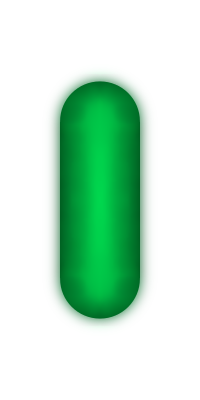
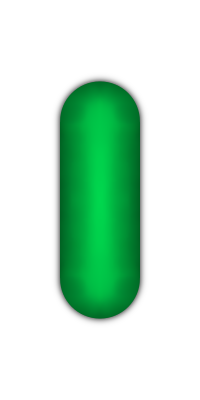
Layer changes from the first 200x400 image to the second:
added layer "shadow" (1st of 2) above "shadow" over (45, 67, 155, 333)
renamed "pipes2-tiles.png" to "shadow", hid it, moved it out of group "Pipes" over (45, 67, 155, 333)
